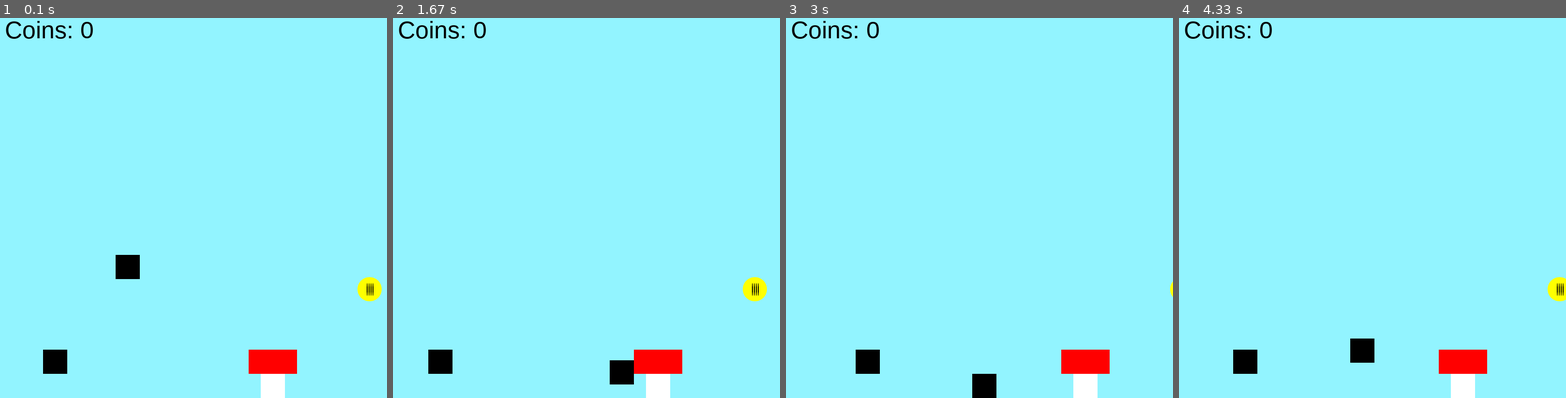
Above: before the commit, frames 1-4 (left to right).
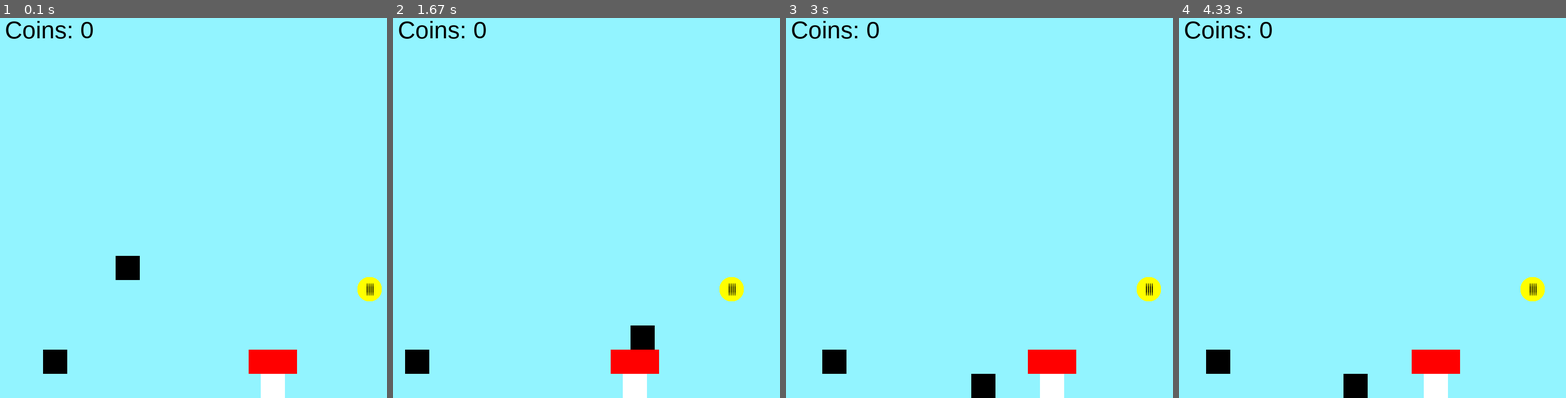
Above: after the commit, the same moments.

Repository: Jobjob321/Pygame-Platformer
Game: pygame game, started from main.py
The game is run twice, just before and just after one commit, with the same random seed, the same clock (stepped at 60 frames per second) and the same inputs.
Inputs:
- Up to frame 1 (0.1 s): no input
- Up to frame 2 (1.67 s): hold Space 0.33-0.8 s; hold Right 0.33-0.8 s; hold Right 0.83-1.3 s; hold Right from 1.33 s (still down)
- Up to frame 3 (3 s): release Right at 1.8 s; hold Left 1.83-2.37 s; hold Left 2.4-2.8 s; hold Right from 2.83 s (still down)
- Up to frame 4 (4.33 s): release Right at 3.47 s; tap Space at 3.5 s; hold Left 3.83-4.3 s

The runs differ from the first frame. In frame 1, less than 0.1% of the frame differs, in the area x 29-99%, y 62-75%; in frame 2, 3.4%; in frame 3, 3.1%; in frame 4, 3.9%, in the area x 7-100%, y 68-100%.

Commit message:
removed performace

Diff:
--- a/Player.py
+++ b/Player.py
@@ -4,7 +4,7 @@
 class Player:
     position = pygame.Vector2(200,500)
     y_momentum = 0.0
-    gravity = 1000.0
+    gravity = 16
     def Draw(screen, x, y):
         player_rect = pygame.Rect(x, y,50,50)
         pygame.draw.rect(screen, (0,0,0), player_rect)
--- a/main.py
+++ b/main.py
@@ -67,10 +67,6 @@
                 jump = False
 
 
-    if moveleft == True:
-        player.position.x -= 200 * dt
-    if moveright == True:
-        player.position.x += 200 * dt
 
     if player.position.y + 50 >= WINDOW_SIZE[1] and player.y_momentum > 0:
         player.y_momentum = 0
@@ -81,51 +77,55 @@
 
 
 
-    collision_tolerance = 15
-    for object in objects:
-        if checkCollisions(object.x, object.y, object.width, object.height, player.position.x, player.position.y, 50, 50):
-            player_bottom = player.position.y  + 50
-            player_right = player.position.x + 50
-            object_bottom = object.y + object.height
-            object_right = object.x + object.width
-            if abs(object.y - player_bottom) < collision_tolerance:
-                if player.y_momentum >= 0:
-                    applyGravity = False
-                    player.y_momentum = 0
-                    CanJump = True
-            elif abs(object_bottom - player.position.y) < collision_tolerance:
-                if player.y_momentum < 0:
-                    player.y_momentum = 0
-                applyGravity = True
-            elif abs(object_right - player.position.x) < collision_tolerance:
-                if (xbefore - player.position.x) > 0:
-                    player.position.x = object_right
-            elif abs(object.x - player_right) < collision_tolerance:
-                if (xbefore - player.position.x) < 0:
-                    player.position.x = object.x - 50
-        object.draw(screen, scroll[0], scroll[1])
+    collision_tolerance = 2
+    for i in range(10):
+        if moveleft == True:
+            player.position.x -= 25 * dt
+        if moveright == True:
+            player.position.x += 25 * dt
+        if CanJump == True and jump == True:
+            player.y_momentum = -70
+            CanJump = False
+        if applyGravity == True:
+            player.y_momentum += player.gravity * dt
+            CanJump = False
+        player.position.y += player.y_momentum * dt
+        for object in objects:
+            if checkCollisions(object.x, object.y, object.width, object.height, player.position.x, player.position.y, 50, 50):
+                player_bottom = player.position.y  + 50
+                player_right = player.position.x + 50
+                object_bottom = object.y + object.height
+                object_right = object.x + object.width
+                if abs(object.y - player_bottom) < collision_tolerance:
+                    if player.y_momentum >= 0:
+                        applyGravity = False
+                        player.y_momentum = 0
+                        CanJump = True
+                elif abs(object_bottom - player.position.y) < collision_tolerance:
+                    player.position.y = object_bottom
+                    if player.y_momentum <= 0:
+                        player.y_momentum = 0
+                    applyGravity = True
+                elif abs(object_right - player.position.x) < collision_tolerance:
+                    if (xbefore - player.position.x) > 0:
+                        player.position.x = object_right
+                elif abs(object.x - player_right) < collision_tolerance:
+                    if (xbefore - player.position.x) < 0:
+                        player.position.x = object.x - 50
+            object.draw(screen, scroll[0], scroll[1])
 
-    for coin in coins:
-        if checkCollisions(coin.x, coin.y, coin.width, coin.height, player.position.x, player.position.y, 50, 50):
-            coinamount += 1
-            print(coinamount)
-            coins.remove(coin)
-        coin.draw(screen, scroll[0], scroll[1], coinimage)
+        for coin in coins:
+            if checkCollisions(coin.x, coin.y, coin.width, coin.height, player.position.x, player.position.y, 50, 50):
+                coinamount += 1
+                print(coinamount)
+                coins.remove(coin)
+            coin.draw(screen, scroll[0], scroll[1], coinimage)
 
-
-    if CanJump == True and jump == True:
-        player.y_momentum = -500
-        CanJump = False
-
-    if applyGravity == True:
-        player.y_momentum += player.gravity * dt
-        CanJump = False
 
 
 
     cointext = FONT.render("Coins: " + str(coinamount), 1, (0,0,0))
     screen.blit(cointext, (10, 10))
-    player.position.y += player.y_momentum * dt
     Player.Draw(screen, player.position.x - scroll[0], player.position.y - scroll[1])
     pygame.display.update()
     applyGravity = True
